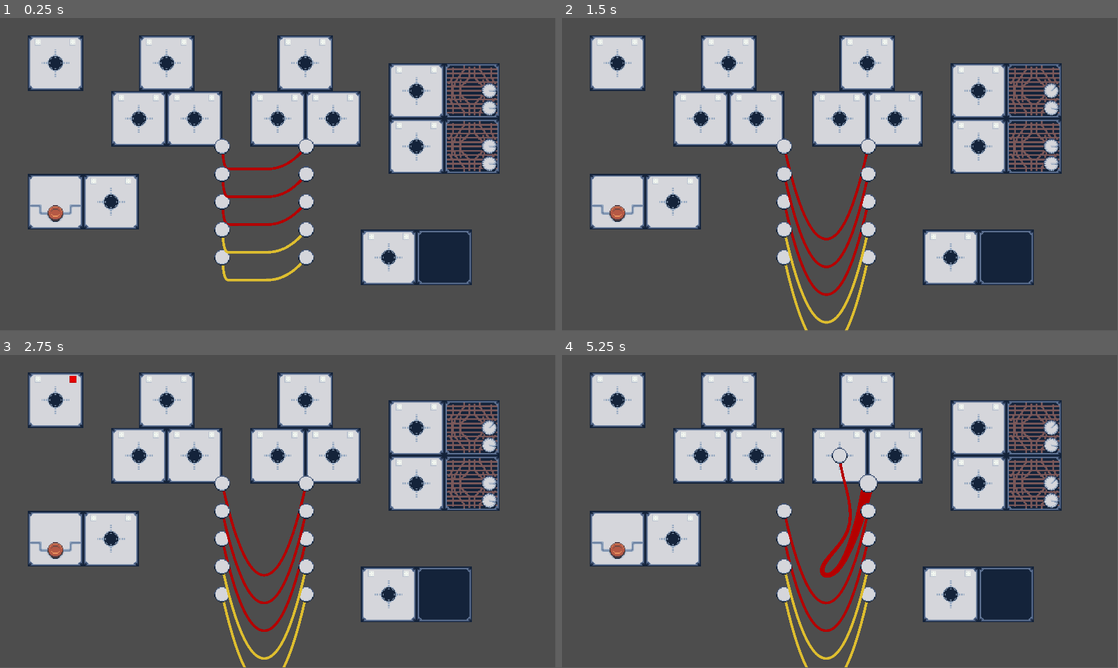
Above: before the commit, frames 1-4 (two rows, left to right).
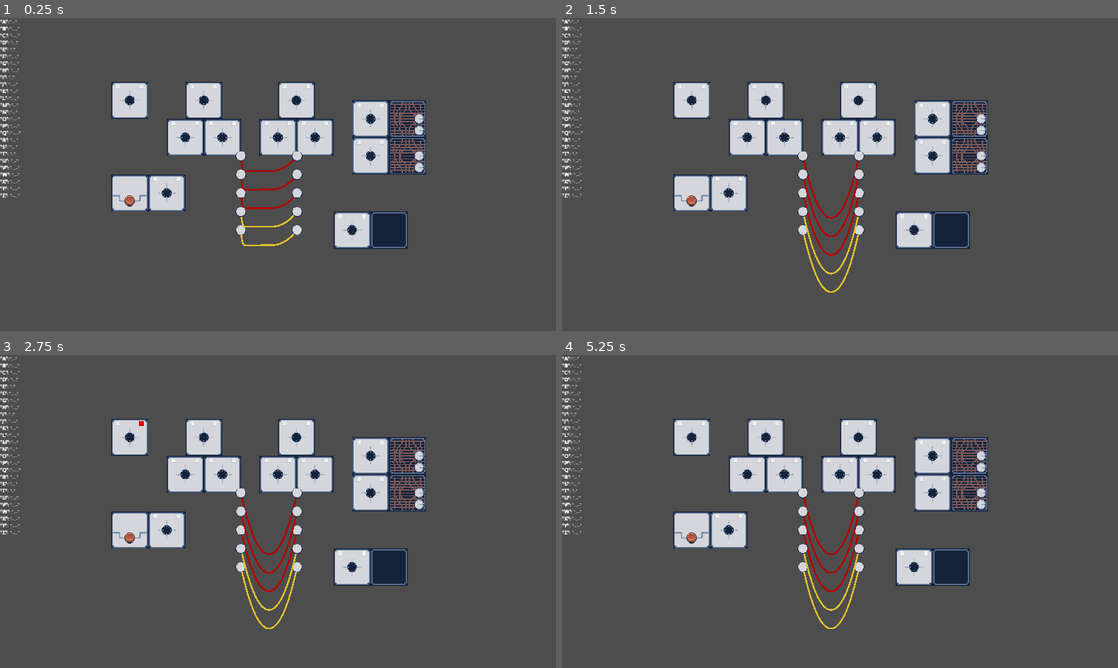
Above: after the commit, the same moments.

Repository: Smitner-Studio/operator-game
Game: Godot game, scene res://Main.tscn
The game is run twice, just before and just after one commit, with the same random seed, the same clock (stepped at 60 frames per second) and the same inputs.
Inputs (mouse positions are in pixels of both pictures, inside the frame that each line leads up to):
- Up to frame 1 (0.25 s): no input
- Up to frame 2 (1.5 s): tap Enter (ui_accept) at 0.5, 0.77 s; move the mouse to (1051, 108) at 0.52 s; tap Mouse wheel down (scroll_down) at 0.6 s; click (1051, 108) at 0.67 s; move the mouse to (1051, 89) at 1.27 s; tap Mouse wheel up (scroll_up) at 1.35 s; click (1051, 89) at 1.42 s
- Up to frame 3 (2.75 s): tap Enter (ui_accept) at 1.52 s; move the mouse to (489, 502) at 2.02 s; tap Mouse wheel down (scroll_down) at 2.1 s; click (489, 502) at 2.17 s
- Up to frame 4 (5.25 s): tap Enter (ui_accept) at 2.75, 3.02, 3.5, 3.77, 4.25, 4.52, 5 s; move the mouse to (1051, 483) at 2.77 s; tap Mouse wheel up (scroll_up) at 2.85, 4.35 s; click (1051, 483) at 2.92 s; move the mouse to (617, 539) at 3.52 s; tap Mouse wheel down (scroll_down) at 3.6, 5.1 s; click (617, 539) at 3.67 s; move the mouse to (784, 483) at 4.27 s; click (784, 483) at 4.42 s; move the mouse to (867, 483) at 5.02 s; click (867, 483) at 5.17 s
The window is 799x449 before the commit and 800x450 after it. Grey fills any space a smaller window leaves; there, only what the larger window draws over its background counts as a difference.

The runs differ from the first frame. In frame 1, 31% of the frame differs, in the area x 0-90%, y 0-86%; in frame 2, 32%; in frame 3, 32%; in frame 4, 32%, in the area x 0-90%, y 0-100%.

Commit message:
Add morsecode index

Diff:
--- a/Main.tscn
+++ b/Main.tscn
@@ -52,9 +52,54 @@
 color = Color(0.870588, 0.745098, 0.184314, 1)
 
 [node name="Camera2D" type="Camera2D" parent="."]
-zoom = Vector2(1.5, 1.5)
 
 [node name="MC_Hello" type="Node" parent="." node_paths=PackedStringArray("output_socket")]
 script = ExtResource("5_3qdlp")
 output_socket = NodePath("../Output")
 message = " THIS IS FUCKING  SLOWX"
+
+[node name="PanelContainer" type="Control" parent="."]
+layout_mode = 3
+anchors_preset = 0
+offset_left = -960.0
+offset_top = -540.0
+offset_right = 960.0
+offset_bottom = 540.0
+mouse_filter = 2
+
+[node name="RichTextLabel" type="RichTextLabel" parent="PanelContainer"]
+custom_minimum_size = Vector2(200, 2.08165e-12)
+layout_mode = 1
+anchors_preset = 9
+anchor_bottom = 1.0
+offset_right = 1.0
+grow_vertical = 2
+mouse_filter = 2
+bbcode_enabled = true
+text = "[b]\"A\"[/b]: \".-\"
+[b]\"B\"[/b]: \"-...\"
+[b]\"C\"[/b]: \"-.-.\"
+[b]\"D\"[/b]: \"-..\"
+[b]\"E\"[/b]: \".\"
+[b]\"F\"[/b]: \"..-.\"
+[b]\"G\"[/b]: \"--.\"
+[b]\"H\"[/b]: \"....\"
+[b]\"I\"[/b]: \"..\"
+[b]\"J\"[/b]: \".---\"
+[b]\"K\"[/b]: \"-.-\"
+[b]\"L\"[/b]: \".-..\"
+[b]\"M\"[/b]: \"--\"
+[b]\"N\"[/b]: \"-.\"
+[b]\"O\"[/b]: \"---\"
+[b]\"P\"[/b]: \".--.\"
+[b]\"Q\"[/b]: \"--.-\"
+[b]\"R\"[/b]: \".-.\"
+[b]\"S\"[/b]: \"...\"
+[b]\"T\"[/b]: \"-\"
+[b]\"U\"[/b]: \"..-\"
+[b]\"V\"[/b]: \"...-\"
+[b]\"W\"[/b]: \".--\"
+[b]\"X\"[/b]: \"-..-\"
+[b]\"Y\"[/b]: \"-.--\"
+[b]\"Z\"[/b]: \"--..\"
+"
--- a/Speaker.tscn
+++ b/Speaker.tscn
@@ -7,6 +7,7 @@
 [ext_resource type="Texture2D" uid="uid://b8rsve6xwr6ag" path="res://sprites/scroller.png" id="5_ocrgl"]
 
 [sub_resource type="CircleShape2D" id="CircleShape2D_h8a7e"]
+radius = 15.0
 
 [node name="Speaker" type="Node2D"]
 script = ExtResource("1_4ktxc")
@@ -23,21 +24,21 @@
 script = ExtResource("4_0nxuy")
 scroll_value = 50
 
-[node name="CollisionShape2D" type="CollisionShape2D" parent="PitchScrollWheel"]
-shape = SubResource("CircleShape2D_h8a7e")
-
 [node name="Sprite2D" type="Sprite2D" parent="PitchScrollWheel"]
 scale = Vector2(2, 2)
 texture = ExtResource("5_ocrgl")
+
+[node name="CollisionShape2D" type="CollisionShape2D" parent="PitchScrollWheel"]
+shape = SubResource("CircleShape2D_h8a7e")
 
 [node name="BufferScrollWheel" type="Area2D" parent="."]
 position = Vector2(40, 0)
 script = ExtResource("4_0nxuy")
 scroll_spin_degrees = 45
 
-[node name="CollisionShape2D" type="CollisionShape2D" parent="BufferScrollWheel"]
-shape = SubResource("CircleShape2D_h8a7e")
-
 [node name="Sprite2D" type="Sprite2D" parent="BufferScrollWheel"]
 scale = Vector2(2, 2)
 texture = ExtResource("5_ocrgl")
+
+[node name="CollisionShape2D" type="CollisionShape2D" parent="BufferScrollWheel"]
+shape = SubResource("CircleShape2D_h8a7e")
--- a/project.godot
+++ b/project.godot
@@ -19,6 +19,7 @@
 
 window/size/viewport_width=1920
 window/size/viewport_height=1080
+window/stretch/mode="canvas_items"
 
 [input]
 
